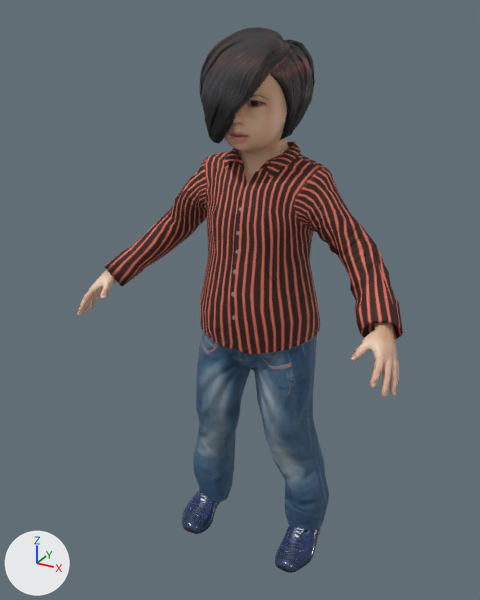
The glTF model models/makehuman/Biped/p08.glb, before and after one commit.
Both versions are drawn from a 50 mm camera at (0.473, -0.944, 0.937) aimed at (-0.021, -0.047, 0.488). Lighting does not change. The marker at lower left points along +X, +Y and +Z. The older version comes first.

Objects in the first picture: 'p08.bob01', 'p08.body', 'p08.male_casualsuit03', 'p08.shoes06' and 1 more.
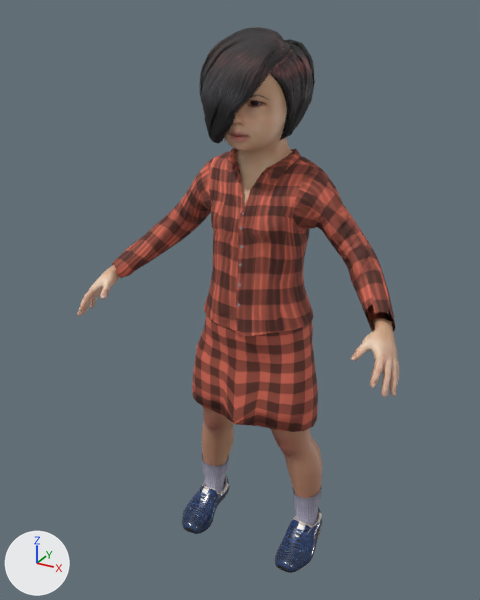
The change in detail:
Picture 'female_elegantsuit01_diffuse.png-p08' (img_female_elegantsuit01_diffuse_png_p08) is new.
Picture 'female_elegantsuit01_normal' (img_female_elegantsuit01_normal) is new.
Material 'p08.female_elegantsuit01' (mat_p08_female_elegantsuit01) is new.
Uses the picture img_female_elegantsuit01_diffuse_png_p08.
Uses the picture img_female_elegantsuit01_normal.
Mesh me_female_elegantsuit01 is new.
It has 1096 vertices, 2023 faces and spans x -0.257..0.254, y -0.112..0.071, z 0.279..0.738.
It uses material mat_p08_female_elegantsuit01.
Object 'p08.male_casualsuit03' (ob_p08_male_casualsuit03) is deleted.
Object 'p08.female_elegantsuit01' (ob_p08_female_elegantsuit01) is new; it shows me_female_elegantsuit01.
Its location is (0.0, 0.0, 0.0).

Boxes (x1, y1, x2, y2) around the edits, measured in the pictures (480 x 600 px):
'p08.male_casualsuit03', deleted
    before: (105, 142, 403, 531)
'p08.female_elegantsuit01', added (brown)
    after: (112, 148, 395, 432)
